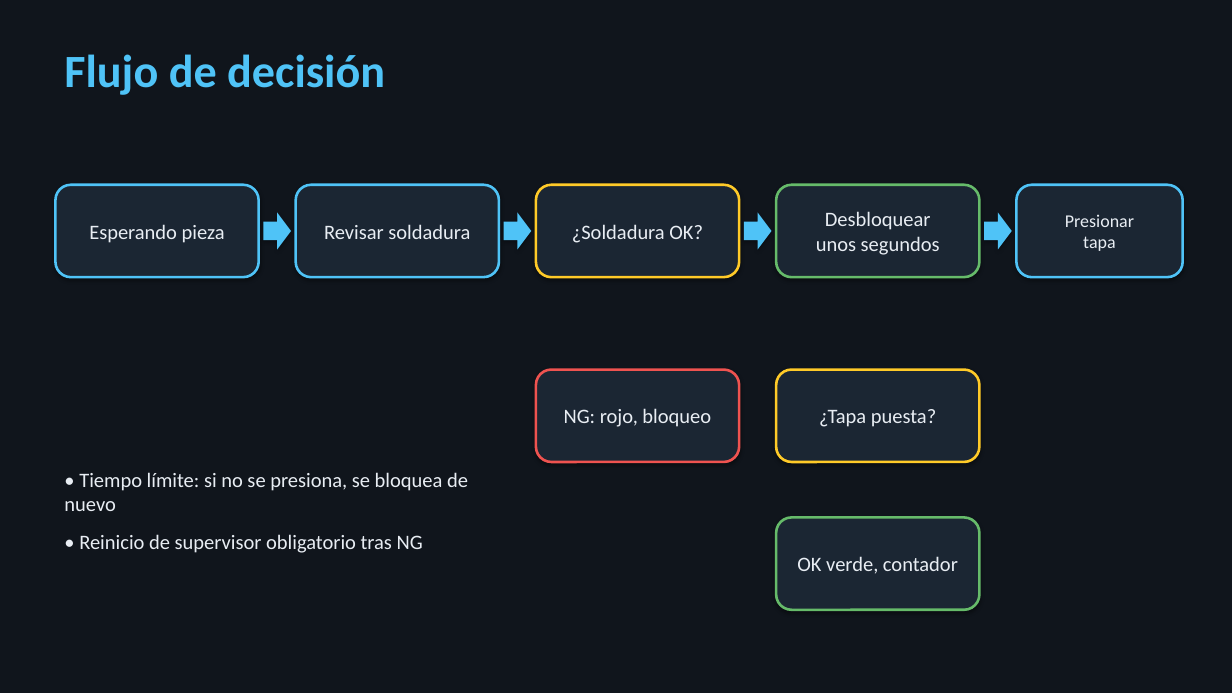
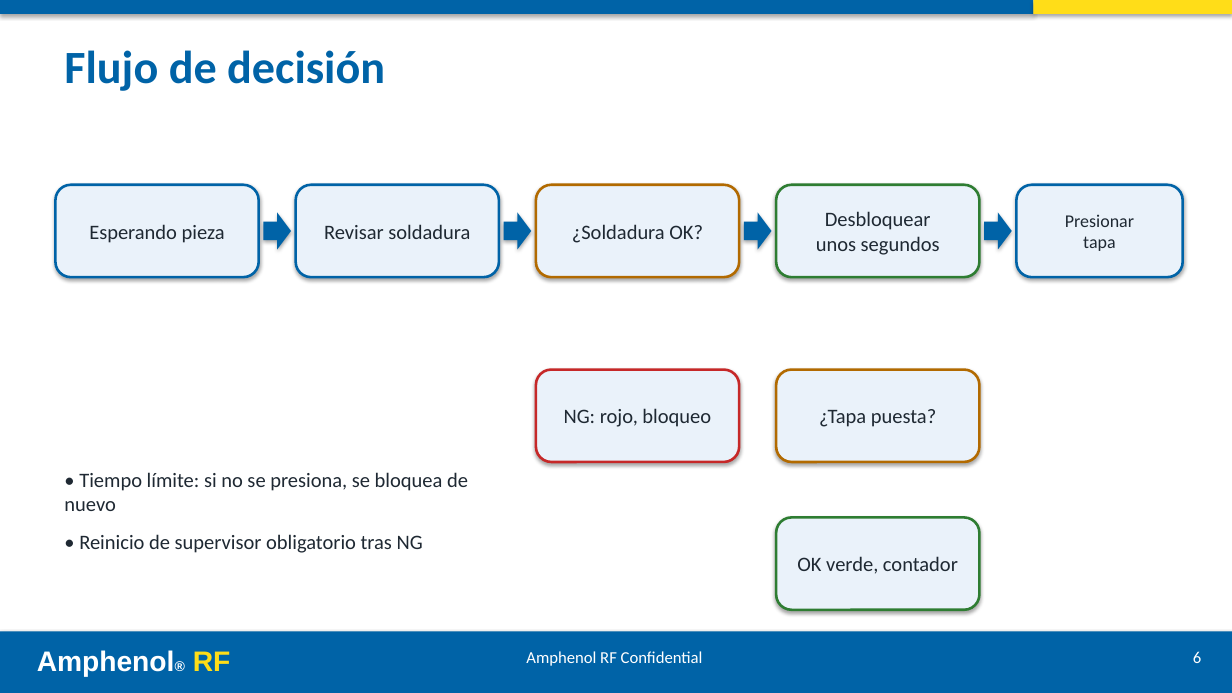
Before and after one commit to ricardosalmeron71-png/inspeccion-vision-solder-cap, a slide deck: slide 6 of docs/presentacion.pptx. Drawn at 1232x693 pixels with LibreOffice and Linux fonts; fonts in the diff are those of the drawing. Boxes give left, top, right and bottom in pixels: in the first picture for what was removed or moved away, otherwise in the second. Text is boxed around its words. In the diff, an @@ line names an element or a change of style, - is before the commit and + after.

```diff
--- a/docs/presentacion.pptx
+++ b/docs/presentacion.pptx
@@ background #10151C to #FFFFFF @@
@@ rectangle added at (0,0,1033,14), fill #0063A7 @@
@@ rectangle added at (1033,0,1232,14), fill #FFDD18 @@
@@ text "Flujo de decisión" at (64,50,385,91): text colour #4FC3F7 to #0063A7 @@
@@ rounded rectangle "¿Soldadura OK?" at (536,185,739,277): text colour #E8EDF3 to #1F2933; fill #1B2633 to #EAF2FA; outline #FFCA28 2 pt to #B26A00 2 pt @@
@@ rounded rectangle "Desbloquear" at (776,185,980,277): text colour #E8EDF3 to #1F2933; fill #1B2633 to #EAF2FA; outline #66BB6A 2 pt to #2E7D32 2 pt @@
@@ text colour #E8EDF3 to #1F2933; fill #1B2633 to #EAF2FA; outline #4FC3F7 2 pt to #0063A7 2 pt in 3 elements at (55,185,259,277), (296,185,499,277), (1017,185,1183,277) @@
@@ fill #4FC3F7 to #0063A7 in 4 elements at (263,213,291,250), (504,213,531,250), (744,213,772,250), (984,213,1012,250) @@
@@ rounded rectangle "NG: rojo, bloqueo" at (536,370,739,462): text colour #E8EDF3 to #1F2933; fill #1B2633 to #EAF2FA; outline #EF5350 2 pt to #C62828 2 pt @@
@@ rounded rectangle "¿Tapa puesta?" at (776,370,980,462): text colour #E8EDF3 to #1F2933; fill #1B2633 to #EAF2FA; outline #FFCA28 2 pt to #B26A00 2 pt @@
@@ text "• Tiempo límite: si no ..." at (64,472,468,553): text colour #E8EDF3 to #1F2933 @@
@@ rounded rectangle "OK verde, contador" at (776,518,980,610): text colour #E8EDF3 to #1F2933; fill #1B2633 to #EAF2FA; outline #66BB6A 2 pt to #2E7D32 2 pt @@
@@ rectangle added at (0,631,1232,693), fill #0063A7 @@
@@ text added at (37,650,231,677), 22 pt, text #FFFFFF, bold @@
+Amphenol® RF
@@ text added at (526,651,703,666), 13 pt, text #FFFFFF @@
+Amphenol RF Confidential
@@ text added at (1193,651,1201,663), 13 pt, text #FFFFFF @@
+6
```
Also in this commit, not shown: 12 other slides changed, 1 other file.
